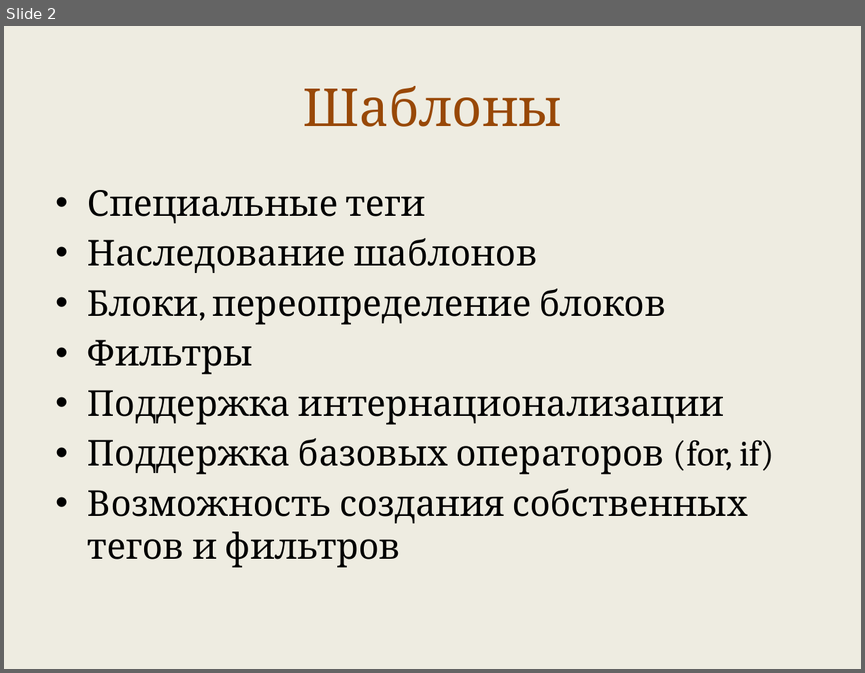
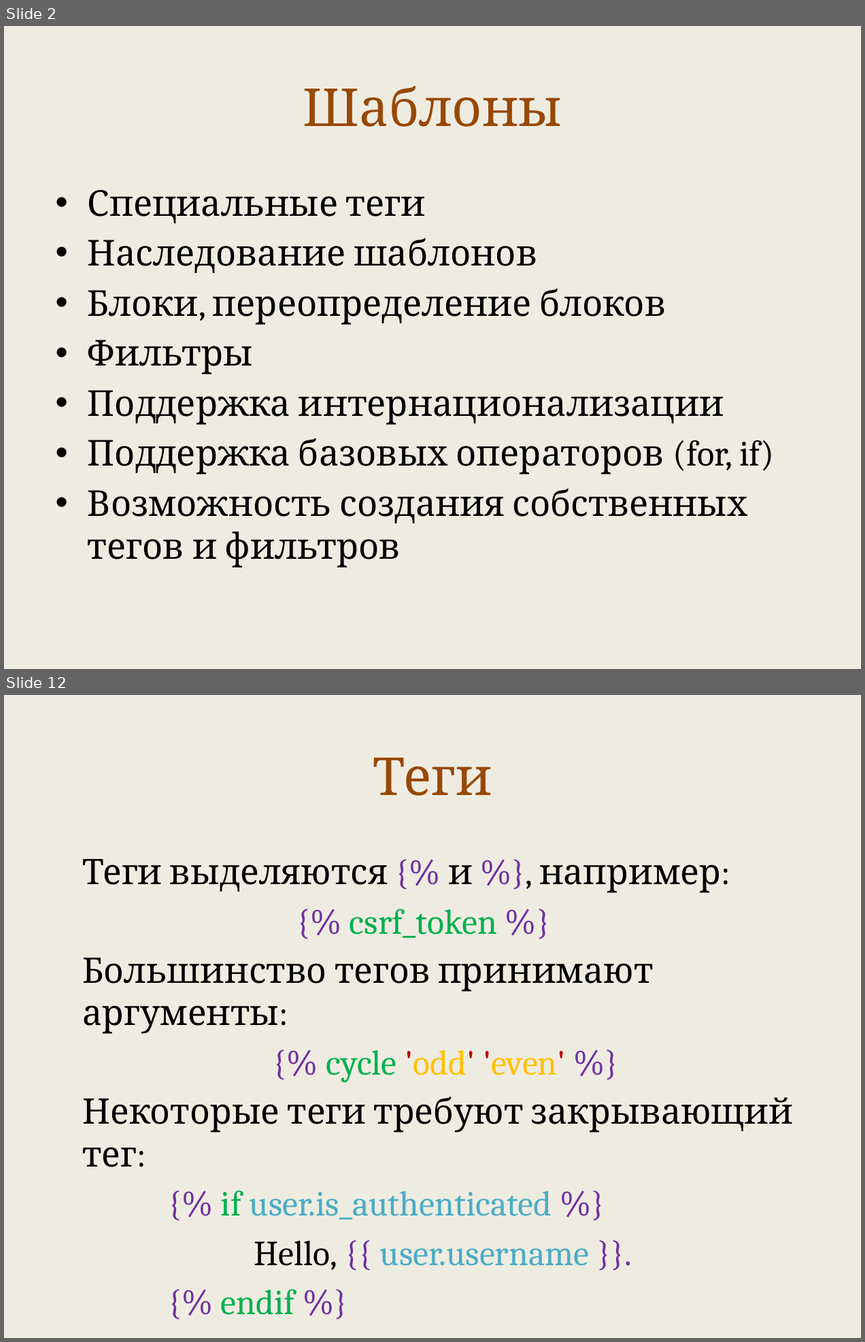
Before and after one commit to maxchv/LearnPython, a slide deck: week11/templates.pptx. Shown one above the other, each under a label of ours: slide 2 before the commit, slides 2 and 12 after it; the slides between them are not shown. The pictures are 865x673 and 865x1342 pixels, drawn with LibreOffice and Linux fonts; fonts in the diff are those of the drawing. Boxes give left, top, right and bottom in pixels: in the first picture for what was removed or moved away, otherwise in the second. Text is boxed around its words. In the diff, an @@ line names an element or a change of style, - is before the commit and + after.

```diff
--- a/week11/templates.pptx
+++ b/week11/templates.pptx
@@ slide 12 added at (4, 695, 861, 1338), background #EEECE1 @@
@@ title added at (373, 758, 492, 796), 44 pt, text #984807 @@
+Теги
@@ text added at (82, 859, 793, 1314), 29.6 pt, text #000000 @@
+Теги выделяются {% и %}, например:
+{% csrf_token %}
+Большинство тегов принимают аргументы:
+{% cycle 'odd' 'even' %}
+Некоторые теги требуют закрывающий тег:
+{% if user.is_authenticated %}
+Hello, {{ user.username }}.
+{% endif %}
```
Also in this commit, not shown: 2 slides changed, 20 other slides added, 10 slides removed.
